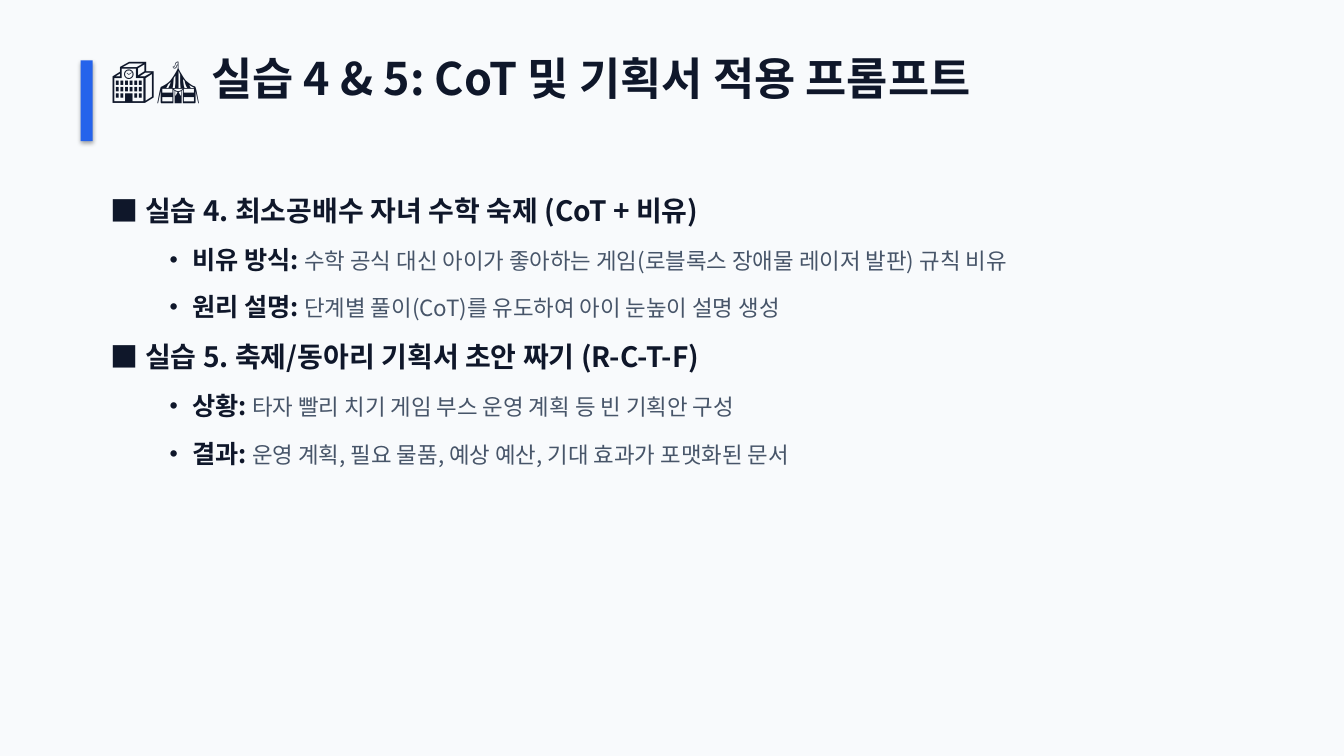
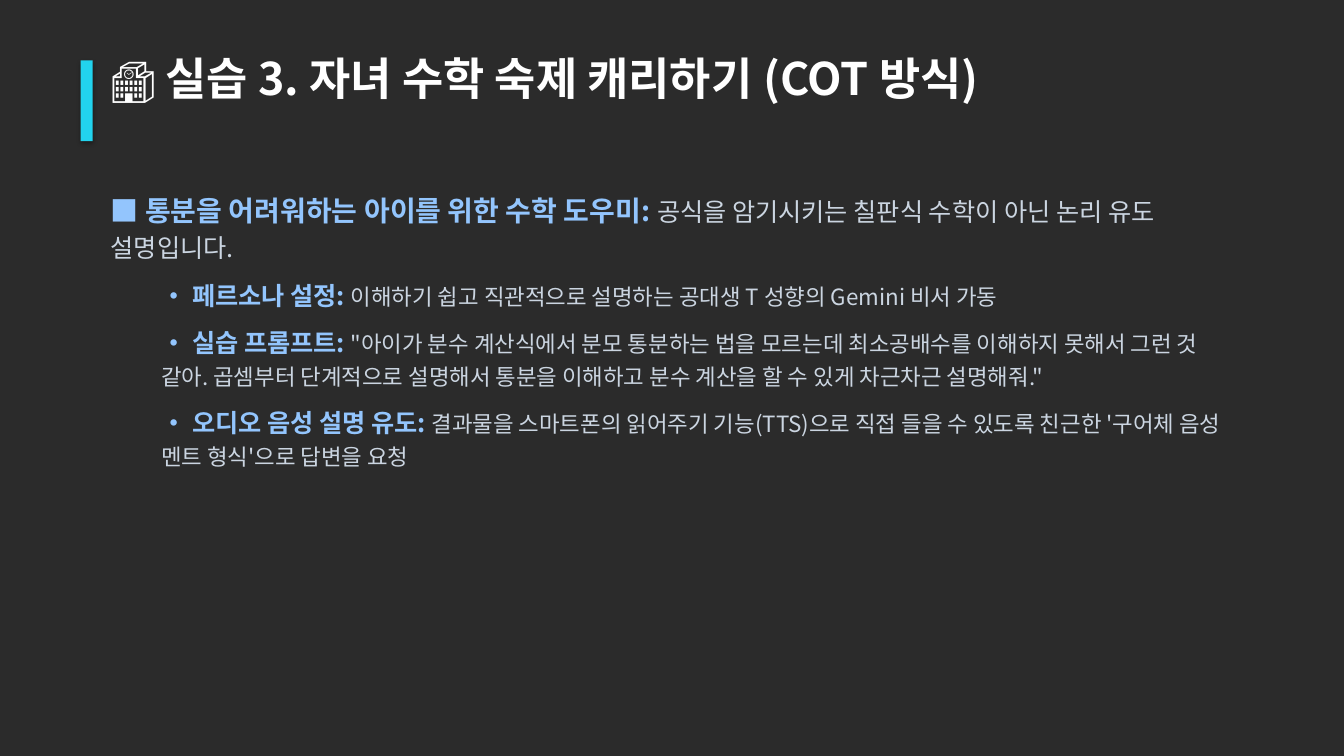
Before and after one commit to dreefinkjk/sky_ai_course, a slide deck: slide 13 of AI_companion_lecture.pptx (slide 12 before the commit). Drawn at 1344x756 pixels with LibreOffice and Linux fonts; fonts in the diff are those of the drawing; background and template pictures are left out; a plain dark background stands for a picture behind light text. Boxes give left, top, right and bottom in pixels: in the first picture for what was removed or moved away, otherwise in the second. Text is boxed around its words. In the diff, an @@ line names an element or a change of style, - is before the commit and + after.

```diff
--- a/AI_companion_lecture.pptx
+++ b/AI_companion_lecture.pptx
@@ background #F8FAFC to picture (left out) @@
@@ text at (x1=166, y1=57, x2=978, y2=104): text changed; text colour #0F172A to #FFFFFF @@
-🏫🎪 실습 4 & 5: CoT 및 기획서 적용 프롬프트
+🏫 실습 3. 자녀 수학 숙제 캐리하기 (COT 방식)
@@ rectangle at (x1=81, y1=60, x2=93, y2=141): fill #2563EB to #22D3EE @@
@@ text at (x1=111, y1=197, x2=1220, y2=467): text changed; text colour #475569 to #CBD5E1 @@
-■ 실습 4. 최소공배수 자녀 수학 숙제 (CoT + 비유)
-  • 비유 방식: 수학 공식 대신 아이가 좋아하는 게임(로블록스 장애물 레이저 발판) 규칙 비유
-  • 원리 설명: 단계별 풀이(CoT)를 유도하여 아이 눈높이 설명 생성
-■ 실습 5. 축제/동아리 기획서 초안 짜기 (R-C-T-F)
-  • 상황: 타자 빨리 치기 게임 부스 운영 계획 등 빈 기획안 구성
-  • 결과: 운영 계획, 필요 물품, 예상 예산, 기대 효과가 포맷화된 문서
+■ 통분을 어려워하는 아이를 위한 수학 도우미: 공식을 암기시키는 칠판식 수학이 아닌 논리 유도 설명입니다.
+  • 페르소나 설정: 이해하기 쉽고 직관적으로 설명하는 공대생 T 성향의 Gemini 비서 가동
+  • 실습 프롬프트: "아이가 분수 계산식에서 분모 통분하는 법을 모르는데 최소공배수를 이해하지 못해서 그런 것 같아. 곱셈부터 단계적으로 설명해서 통분을 이해하고 분수 계산을 할 수 있게 차근차근 설명해줘."
+  • 오디오 음성 설명 유도: 결과물을 스마트폰의 읽어주기 기능(TTS)으로 직접 들을 수 있도록 친근한 '구어체 음성 멘트 형식'으로 답변을 요청
```
Also in this commit, not shown: 12 other slides changed, 2 slides added, 1 other file.
